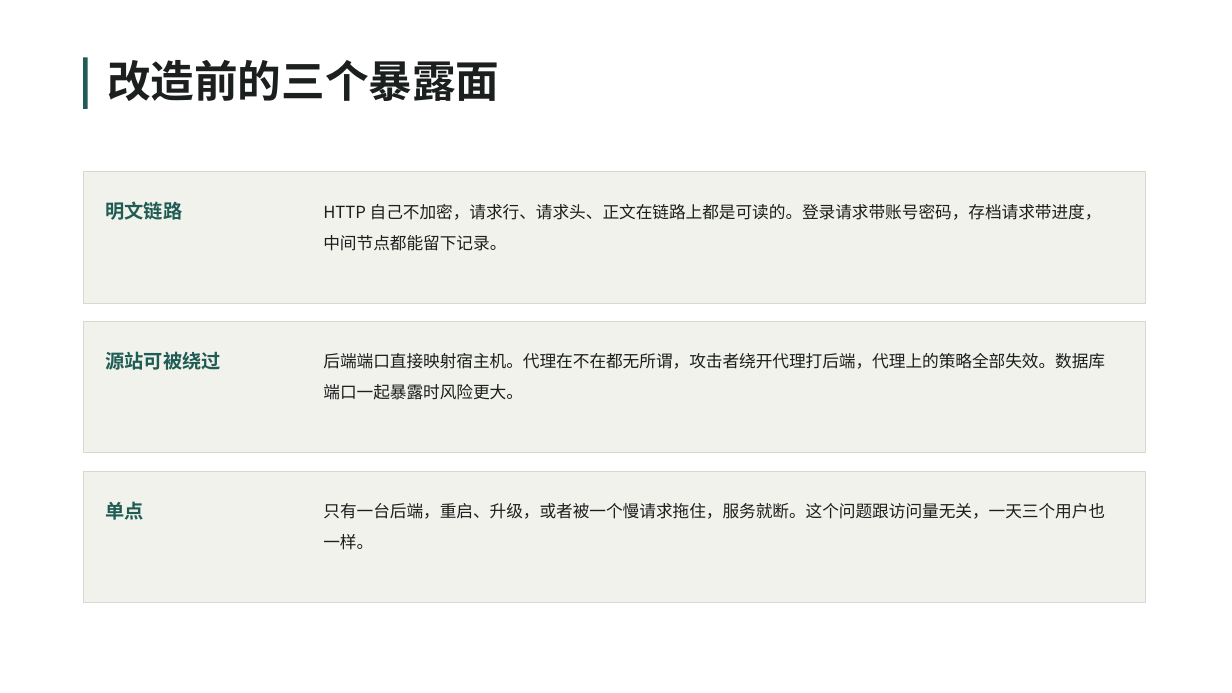
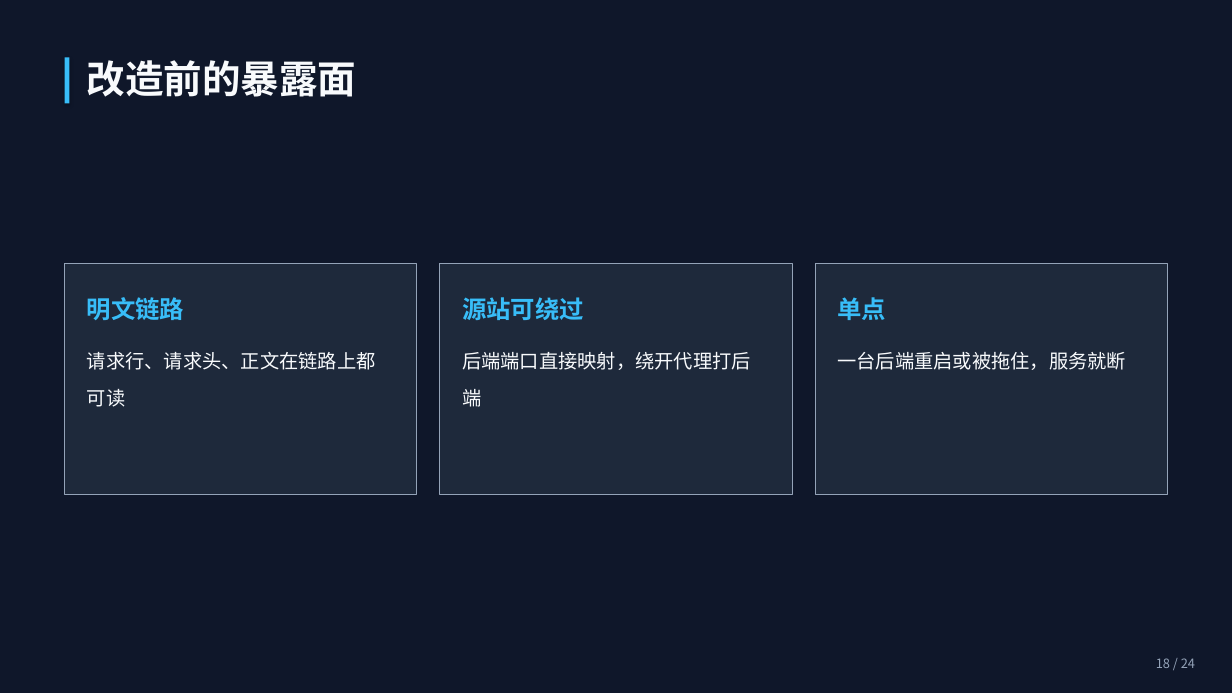
Before and after one commit to VesselPaper/symbiont, a slide deck: slide 18 of share/技术分享-应用代理与负载均衡.pptx (slide 17 before the commit). Drawn at 1232x693 pixels with LibreOffice and Linux fonts; fonts in the diff are those of the drawing; background and template pictures are left out. Boxes give left, top, right and bottom in pixels: in the first picture for what was removed or moved away, otherwise in the second. Text is boxed around its words. In the diff, an @@ line names an element or a change of style, - is before the commit and + after.

Commit message:
docs(share): 改用 powerpoint-deck-designer skill 出整套 PPT
- 装 skills/powerpoint-deck-designer，用它的主题系统、LayoutEngine、校验器
- 在它基础上补 picture / stats / ledger 三种版式，覆盖 content、two-column、cards、section 以填满版面
- spec 走 skill 的 JSON 规格，24 页，主题 modern-slate，字体换雅黑保证中文字形
- 代码截图、浏览器截图、大数字、改造前后对照都进得去了

```diff
--- a/share/技术分享-应用代理与负载均衡.pptx
+++ b/share/技术分享-应用代理与负载均衡.pptx
@@ rectangle: place and size @@
-rectangle at [83,322,1146,453]
+rectangle at [0,0,1232,693]
@@ rectangle at [0,0,1232,693]: fill #F2F2EC to #0F172A; outline #D5D9D2 0.75 pt to none @@
@@ rectangle: place and size @@
-rectangle at [83,57,88,109]
+rectangle at [65,57,69,104]
@@ rectangle at [65,57,69,104]: fill #1F5C54 to #38BDF8; shadow on @@
@@ text at [87,60,356,97]: text changed; size 34 to 30 pt; text colour #1B1F1D to #F8FAFC @@
-改造前的三个暴露面
+改造前的暴露面
@@ rectangle removed at [83,172,1146,303] @@
@@ text removed at [323,204,1102,251] @@
-HTTP 自己不加密，请求行、请求头、正文在链路上都是可读的。登录请求带账号密码，存档请求带进度，中间节点都能留下记录。
@@ rectangle added at [65,263,417,494], fill #1E293B, outline #94A3B8 0.75 pt @@
@@ rectangle added at [440,263,792,494], fill #1E293B, outline #94A3B8 0.75 pt @@
@@ rectangle added at [815,263,1167,494], fill #1E293B, outline #94A3B8 0.75 pt @@
@@ text "明文链路": place and size @@
-text "明文链路" at [105,201,182,220]
+text "明文链路" at [87,297,184,320]
@@ text "明文链路" at [87,297,184,320]: size 15 to 19 pt, text colour #1F5C54 to #38BDF8; line spacing 1.4 to 1.35 @@
@@ text at [462,297,584,320]: text changed; size 15 to 19 pt; text colour #1F5C54 to #38BDF8 @@
-源站可被绕过
+源站可绕过
@@ text "单点" at [837,297,886,320]: size 15 to 19 pt, text colour #1F5C54 to #38BDF8; line spacing 1.4 to 1.35 @@
@@ text "单点": place and size @@
-text "单点" at [105,501,143,520]
+text "单点" at [837,297,886,320]
@@ text added at [87,352,376,407], 15 pt, text #F8FAFC @@
+请求行、请求头、正文在链路上都可读
@@ text removed at [323,353,1105,400] @@
-后端端口直接映射宿主机。代理在不在都无所谓，攻击者绕开代理打后端，代理上的策略全部失效。数据库端口一起暴露时风险更大。
@@ text added at [462,352,751,407], 15 pt, text #F8FAFC @@
+后端端口直接映射，绕开代理打后端
@@ text added at [837,352,1126,370], 15 pt, text #F8FAFC @@
+一台后端重启或被拖住，服务就断
@@ rectangle removed at [83,471,1146,603] @@
@@ text removed at [323,503,1105,550] @@
-只有一台后端，重启、升级，或者被一个慢请求拖住，服务就断。这个问题跟访问量无关，一天三个用户也一样。
@@ text added at [1156,658,1195,668], 10 pt, text #94A3B8 @@
+18 / 24
```
Also in this commit, not shown: 10 other slides changed, 13 slides added, 12 slides removed, 3 other files.
